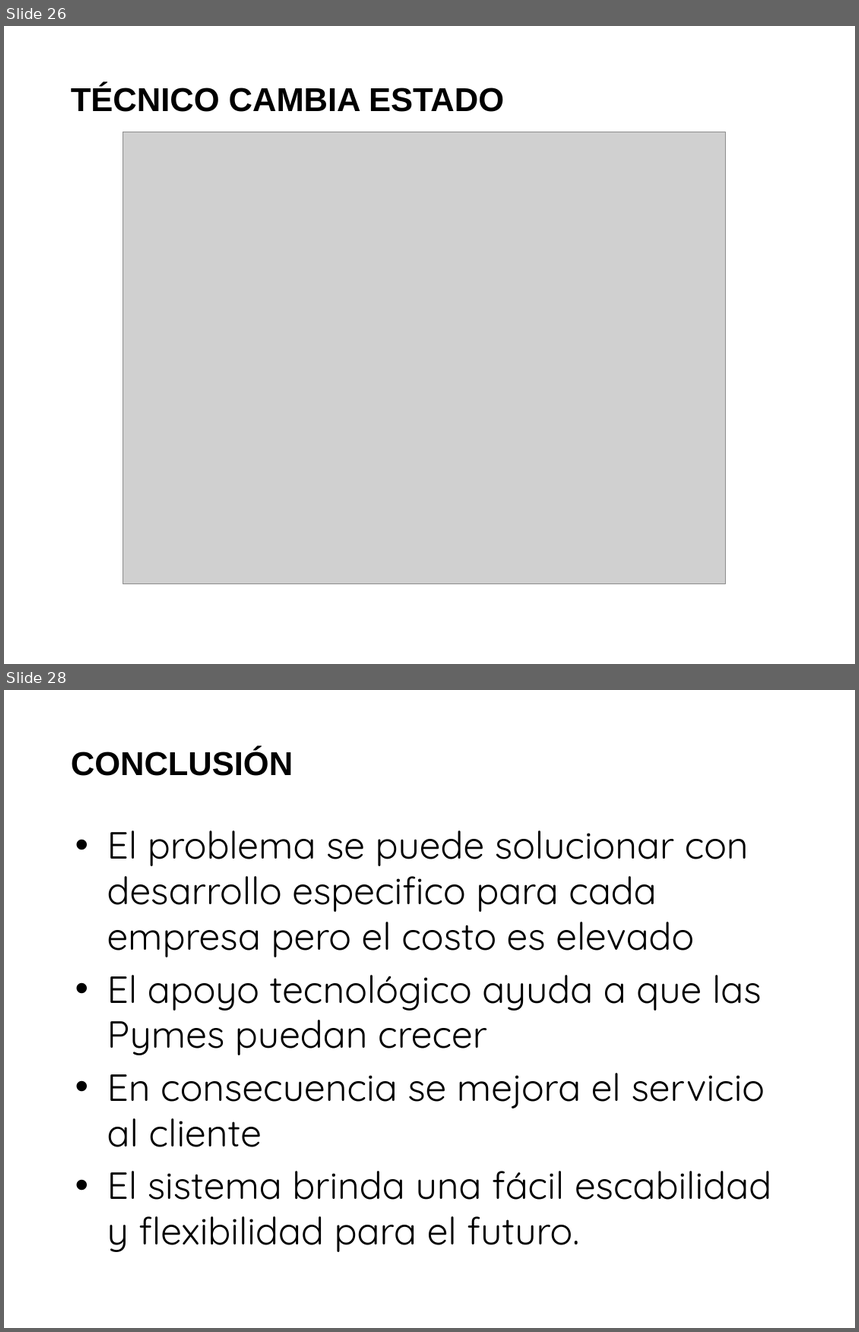
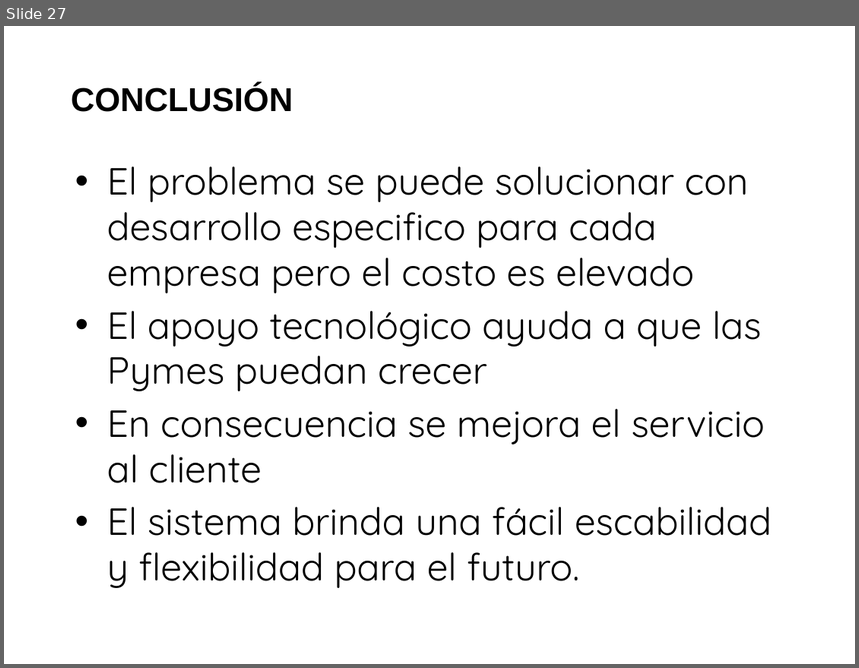
Before and after one commit to saburto/sigset, a slide deck: sigset/documentos/Documentos finales/Presentacion.pptx. Shown one above the other, each under a label of ours: slides 26 and 28 before the commit, slide 27 after it; the slides between them are not shown. The pictures are 859x1332 and 859x668 pixels, drawn with LibreOffice and Linux fonts; fonts in the diff are those of the drawing; grey boxes stand for pictures; background and template pictures are left out. Boxes give left, top, right and bottom in pixels: in the first picture for what was removed or moved away, otherwise in the second. Text is boxed around its words. In the diff, an @@ line names an element or a change of style, - is before the commit and + after.

```diff
--- a/sigset/documentos/Documentos finales/Presentacion.pptx
+++ b/sigset/documentos/Documentos finales/Presentacion.pptx
@@ slide 26 removed at [4,26,855,664], background picture (left out) @@
@@ text removed at [71,85,504,112] @@
-TÉCNICO CAMBIA ESTADO
@@ picture removed at [123,132,726,585] @@
@@ what was slide 28 is now slide 27 @@
```
Also in this commit, not shown: 4 slides changed, 2 slides added, 2 other slides removed.
